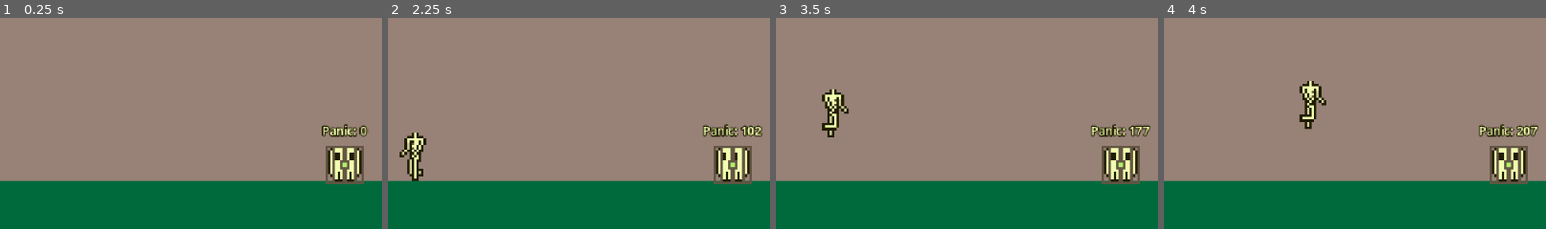
Above: before the commit, frames 1-4 (left to right).
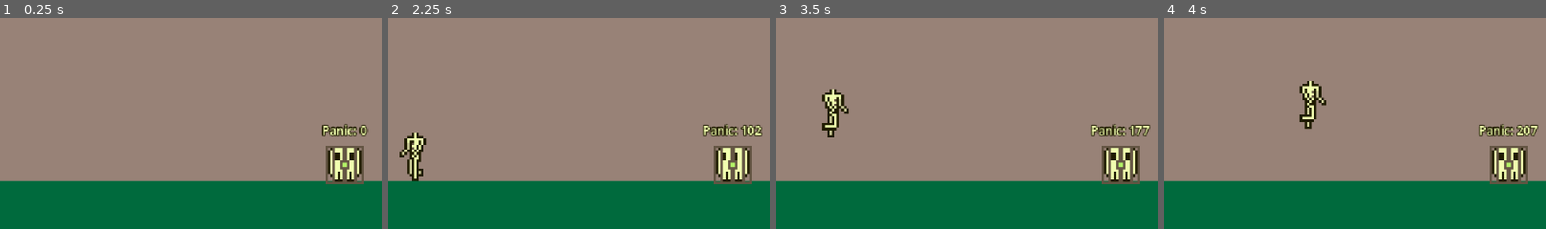
Above: after the commit, the same moments.

Repository: tucksravin/dont-lose-your-head
Game: Godot game, scene res://scenes/days/day_panic.tscn
The game is run twice, just before and just after one commit, with the same random seed, the same clock (stepped at 60 frames per second) and the same inputs. This scene is started directly instead of the project's main scene.
Inputs:
- Up to frame 1 (0.25 s): no input
- Up to frame 2 (2.25 s): hold D (move_right) 0.53-2.03 s; tap E (interact) at 0.6, 1.35, 2.1 s; tap Space (jump) at 0.77, 1.52 s; hold A (move_left) from 2.03 s (still down)
- Up to frame 3 (3.5 s): release A (move_left) at 2.78 s; hold D (move_right) from 2.78 s (still down); tap E (interact) at 2.85 s; tap Space (jump) at 3.02 s
- Up to frame 4 (4 s): keep holding D (move_right); tap E (interact) at 3.6 s; tap Space (jump) at 3.77 s
The pictures show only the part of the screen within x 42-92%, y 50-100%; the shares and areas given below are measured in that part.

The runs differ from the first frame. In frame 1, 0.2% of the frame differs, in the area x 84-96%, y 50-57%; in frame 2, 0.2%; in frame 3, 0.2%; in frame 4, 0.2%, in the area x 82-98%, y 50-57%.

Commit message:
Game: add day_panic to the run; keep the panic label out of the head
DAY_SCENES = [day_template, day_panic, platforming_day]. day_panic goes before
Sean's day because a WinConditions day advances through the list while a
DayManager day jumps to its own next_scene (the reunion) and must stay last.

PanicLabel was a child of Head, so now that the day can be won it flew off
screen spinning with it. Moved to the scene root at the same screen position.

Verified: template (body+mind) -> panic (mind) -> platforming (body+mind) ->
reunion, by force-satisfying each day's conditions.

Diff:
--- a/scenes/days/day_panic.tscn
+++ b/scenes/days/day_panic.tscn
@@ -47,16 +47,16 @@
 position = Vector2(560, 306)
 caged = true
 
-[node name="PanicLabel" type="Label" parent="Head" unique_id=1408601503 node_paths=PackedStringArray("counter")]
-offset_left = -30.0
-offset_top = -36.0
-offset_right = 30.0
-offset_bottom = -20.0
+[node name="PanicLabel" type="Label" parent="." unique_id=1408601503 node_paths=PackedStringArray("counter")]
+offset_left = 530.0
+offset_top = 270.0
+offset_right = 590.0
+offset_bottom = 286.0
 text = "Panic: 0"
 label_settings = SubResource("LabelSettings_panic")
 horizontal_alignment = 1
 script = ExtResource("7_panic_label")
-counter = NodePath("../../PanicCounter")
+counter = NodePath("../PanicCounter")
 
 [node name="WinConditions" type="Node" parent="." unique_id=734146883]
 script = ExtResource("3_vx7en")
--- a/scripts/autoload/game.gd
+++ b/scripts/autoload/game.gd
@@ -27,6 +27,7 @@
 ## Unifying the two systems is an open team decision — see journals/tucker.md.
 const DAY_SCENES: Array[String] = [
 	"res://scenes/days/day_template.tscn",
+	"res://scenes/days/day_panic.tscn",
 	"res://scenes/days/platforming_day.tscn",
 ]
 
Not shown, changed: journals/tucker.md
